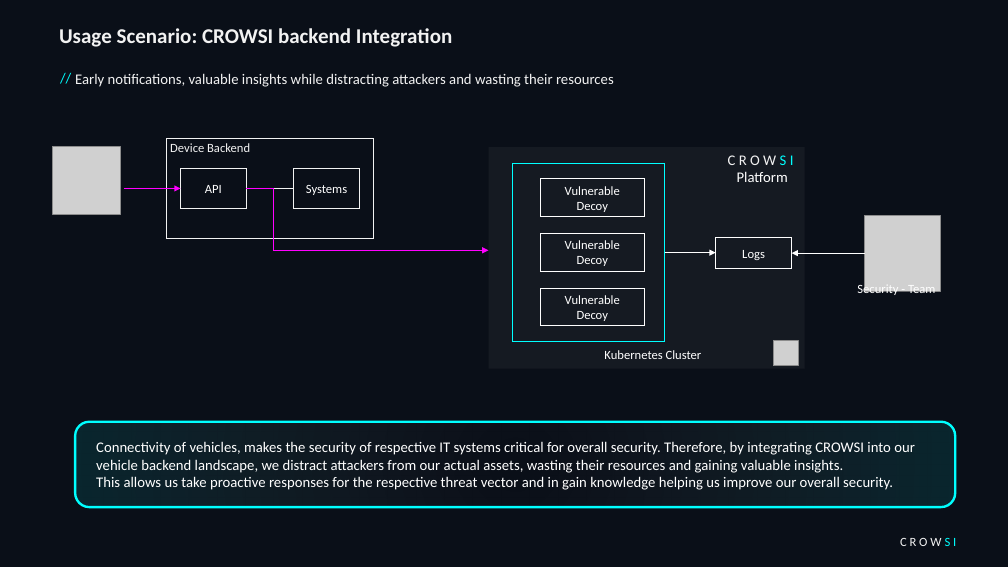
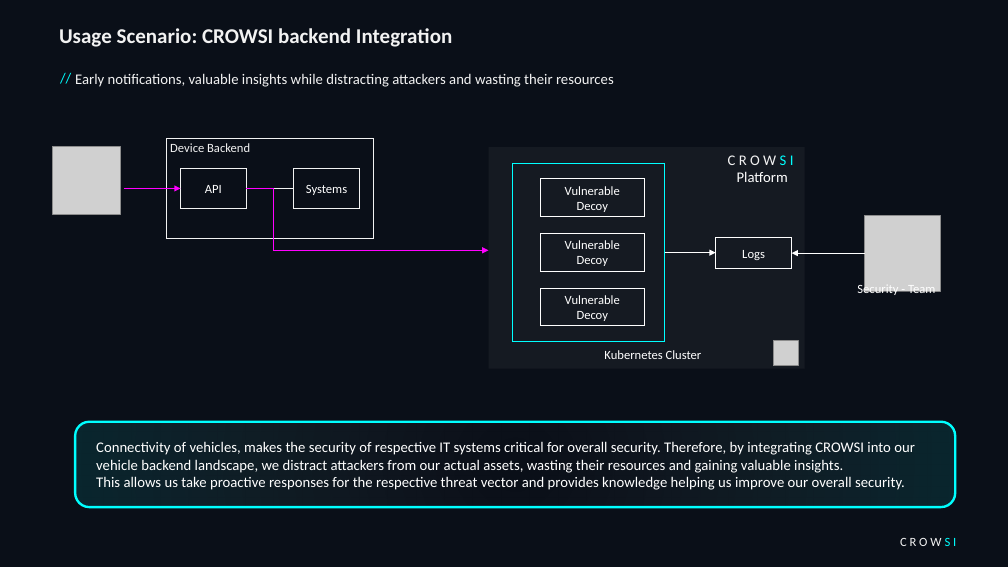
Before and after one commit to crowsi-foss/AuditMaterials, a slide deck: slide 6 of crowsiAuditSlides.pptx. Drawn at 1008x567 pixels with LibreOffice and Linux fonts; fonts in the diff are those of the drawing; grey boxes stand for pictures; background and template pictures are left out. Boxes give left, top, right and bottom in pixels: in the first picture for what was removed or moved away, otherwise in the second. Text is boxed around its words. In the diff, an @@ line names an element or a change of style, - is before the commit and + after.

```diff
--- a/crowsiAuditSlides.pptx
+++ b/crowsiAuditSlides.pptx
@@ text in rounded rectangle at (96, 476, 905, 490): text changed @@
-This allows us take proactive responses for the respective threat vector and in gain knowledge helping us improve our overall security.
+This allows us take proactive responses for the respective threat vector and provides knowledge helping us improve our overall security.
```
Also in this commit, not shown: 5 other slides changed, 1 other file.
